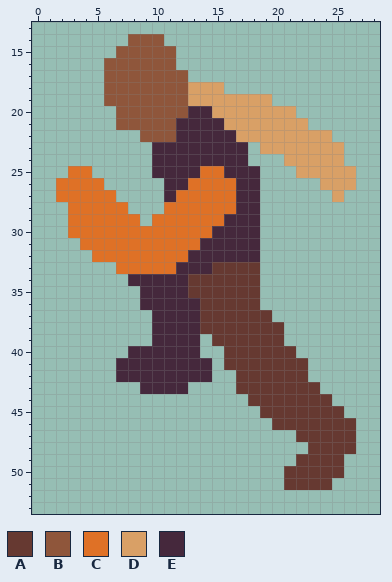
Edited in one commit: pixel-art sprite (The Split Lock Paradox/char_05.png). The first picture shows the starting point.
The file is 32x64 pixels. Shown: x 0..28, y 13..53.
Palette (. is transparent): A #663931  B #8f563b  C #df7126  D #d9a066  E #45283c
Pixels before, first column x 2:
14 ......BBB................
15 .....BBBBB...............
16 ....BBBBBB...............
17 ....BBBBBBB..............
18 ....BBBBBBBDDD...........
19 ....BBBBBBBDDDDDDD.......
20 .....BBBBBBEEDDDDDDD.....
21 .....BBBBBEEEEDDDDDDD....
22 .......BBBEEEEEDDDDDDDD..
23 ........EEEEEEEE.DDDDDDD.
24 ........EEEEEEEE...DDDDD.
25 .CC.....EEEECCEEE...DDDDD
26 CCCC.....EECCCCEE.....DDD
27 CCCCC....ECCCCCEE......D.
28 .CCCCC...CCCCCCEE........
29 .CCCCCC.CCCCCCEEE........
30 .CCCCCCCCCCCCEEEE........
31 ..CCCCCCCCCCEEEEE........
32 ...CCCCCCCCEEEEEE........
33 .....CCCCCEEEAAAA........
34 ......EEEEEAAAAAA........
35 .......EEEEAAAAAA........
36 .......EEEEEAAAAA........
37 ........EEEEAAAAAA.......
38 ........EEEEAAAAAAA......
39 ........EEEE.AAAAAA......
40 ......EEEEEE..AAAAAA.....
41 .....EEEEEEEE.AAAAAAA....
42 .....EEEEEEEE..AAAAAA....
43 .......EEEE....AAAAAAA...
44 ................AAAAAAA..
45 .................AAAAAAA.
46 ..................AAAAAAA
47 ....................AAAAA
48 .....................AAAA
49 ....................AAAA.
50 ...................AAAAA.
51 ...................AAAA..
Once edited:
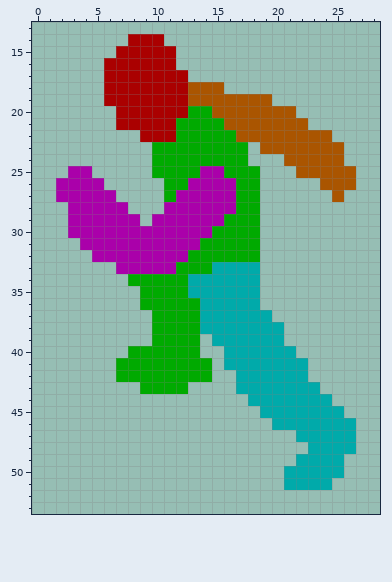
Change:
colour A: #663931 -> #00aaaa
colour B: #8f563b -> #aa0000
colour C: #df7126 -> #aa00aa
colour D: #d9a066 -> #aa5500
colour E: #45283c -> #00aa00
Boxes around the changes in both pictures, in picture pixels (x1, y1, x2, y2):
changed: (56, 34, 356, 490)
